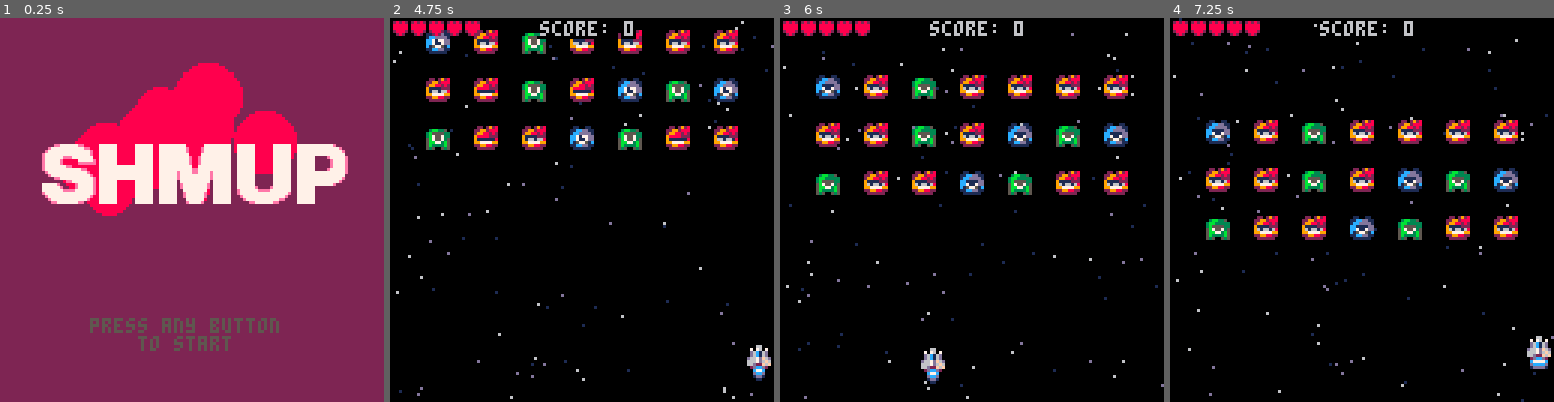
Above: before the commit, frames 1-4 (left to right).
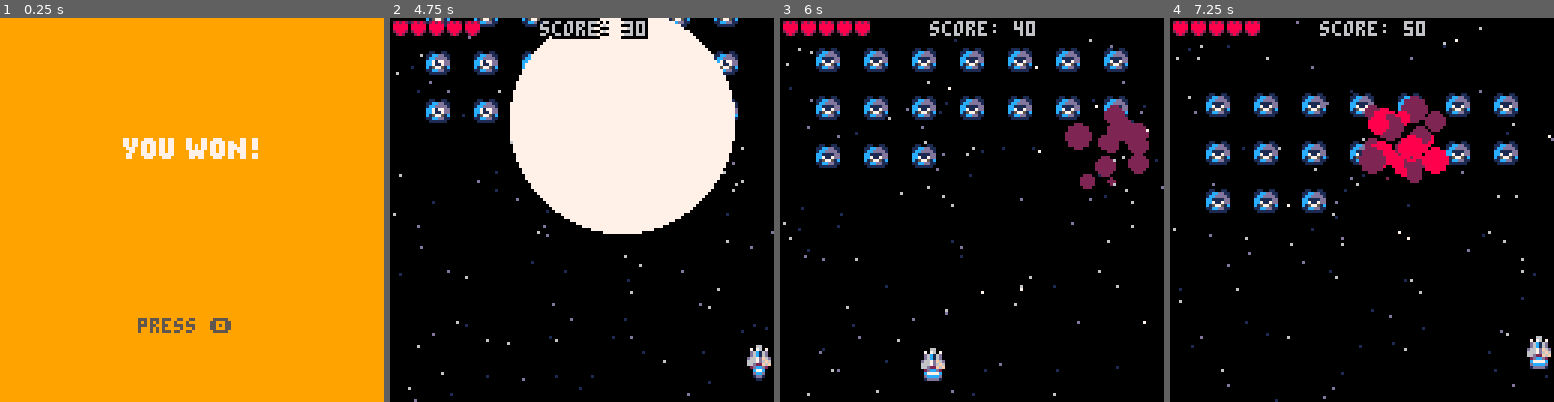
Above: after the commit, the same moments.

Repository: jimmac/pico-shed
Game: PICO-8 cartridge shmup.p8
Same seed, same stepped clock (60 frames per second), same inputs: the game is played once before the commit and once after it.
Inputs:
- Up to frame 1 (0.25 s): no input
- Up to frame 2 (4.75 s): tap X (X key) at 0.33, 1.07, 1.85, 2.97, 4.08 s; tap O (Z key) at 0.7, 1.7, 2.1, 2.5, 2.9, 3.3, 3.7, 4.1, 4.5 s; hold Right 1.6-2.1 s; hold Up 2.15-2.42 s; hold Right 2.47-3.03 s; hold Left 3.08-3.58 s; hold Down 3.63-3.97 s; hold Right 4.02-4.68 s; hold Up from 4.73 s (still down)
- Up to frame 3 (6 s): tap O (Z key) at 4.9, 5.3, 5.7 s; release Up at 5.03 s; hold Left 5.08-5.68 s; tap X (X key) at 5.2 s; hold Down from 5.73 s (still down)
- Up to frame 4 (7.25 s): release Down at 6.03 s; hold Right 6.08-6.58 s; tap O (Z key) at 6.1, 6.5, 6.9 s; tap X (X key) at 6.32 s; hold Right 6.63-7.13 s; hold Up from 7.18 s (still down)

The runs differ from the first frame. In frame 1, 99% of the frame differs, in the area x 0-100%, y 0-100%; in frame 2, 31%; in frame 3, 16%; in frame 4, 16%.

Commit message:
almost complete game flow

Diff:
--- a/shmup.p8
+++ b/shmup.p8
@@ -3,10 +3,6 @@
 __lua__
 -- very generic shmup
 -- (c) 2023 jimmac.eu
-
--- todo
--- - player explosion
--- - types of enemies (helath, sprite)
 
 function _init()
  --custom font
@@ -15,7 +11,7 @@
  blinkt=0
  splat=splat()
 
-	mode="start"
+	mode="youwin"
 end
 
 function _update60 ()
@@ -23,8 +19,12 @@
 
   if mode=="game" then
 	  update_game()
-	 elseif mode=="end" then
-	  update_end()
+	 elseif mode=="wavetext" then
+	 	update_wavetext()
+	 elseif mode=="gameover" then
+	  update_gameover()
+	 elseif mode=="youwin" then
+	  update_youwin()
 	 else
 	 --start
 	 	update_start()
@@ -34,8 +34,12 @@
 function _draw ()
   if mode=="game" then
 	  draw_game()
-	 elseif mode=="end" then
-	  draw_end()
+	 elseif mode=="wavetext" then
+	 	draw_wavetext()
+	 elseif mode=="gameover" then
+	  draw_gameover()
+	 elseif mode=="youwin" then
+	  draw_youwin()
 	 else
 	 --start
 	 	draw_start()
@@ -43,10 +47,12 @@
 end
 
 function startgame()
-	mode="game"
+	mode="wavetext"
 	flash=0
 	firet=0
 	fr=0 --framecounter
+	wave=0
+	wavet=160
 	--player
 	pl = {}
 	pl.x=63
@@ -239,25 +245,6 @@
 	end
 	mysw.age=0
 	add(sws,mysw)
-end
-
-function spawnenemies()
-	for i=1,7 do
-		for j=1,3 do
-			local myen={}
-			myen.x=(i-1)*16+12
-			myen.y=-64+16*j
-			myen.spy=.2
-			myen.spx=0
-			local esprs={20,24,36,40,52}
-			local espr=esprs[1+flr(rnd(#esprs))]
-			myen.sprbase=espr
-			myen.spr=myen.sprbase
-			myen.hp=4
-			myen.flash=0
-			add(en,myen)
-		end
-	end
 end
 
 --recolor explosion particles
@@ -329,7 +316,7 @@
 	end
 	-- spawn enemies
 	if #en==0 then
-		spawnenemies()
+		spawnwave()
 	end
 
 	--collision pl x en
@@ -348,7 +335,7 @@
 	end
 	pl.inv-=1
 	if pl.lv<=0 then
-		mode="end"
+		mode="gameover"
 	end
 
 	--shooting
@@ -394,7 +381,7 @@
 				setoff_sparks(enemy.x,enemy.y)
 				if enemy.hp<=0 then
 					sfx(2)
-					score+=100
+					score+=10
 					del(en,enemy)
 					--explode where it was
 					setoff_explosion(enemy.x,enemy.y)
@@ -405,6 +392,13 @@
 	end
 end
 
+function update_wavetext()
+	update_game()
+	wavet-=1
+	if wavet<=0 then
+		mode="game"
+	end
+end
 
 function update_start()
 	if btnp(❎) or btnp(🅾️) then
@@ -412,10 +406,16 @@
 	end
 end
 
-function update_end()
+function update_gameover()
  score=0
  pl.lv=5
-	if btnp(❎) or btnp(🅾️) then
+	if btnp(🅾️) then
+		mode="start"
+	end
+end
+
+function update_youwin()
+	if btnp(🅾️) then
 		mode="start"
 	end
 end
@@ -519,6 +519,12 @@
  draw_menu()
 end
 
+function draw_wavetext()
+	draw_game()
+	print("wave "..wave.." approaching",30,40,blink())
+end
+
+
 function draw_start()
 	cls(2)
 	draw_logo(1)
@@ -527,14 +533,22 @@
     to start", 30,100,blink())
 end
 
-function draw_end()
+function draw_gameover()
  cls(2)
 
 	print("\14 game over",36,41,1)
 	print("\14 game over",36,40,7)
 
-	print("press any button", 34,101,1)
-	print("press any button", 34,100,blink())
+	print("press 🅾️", 46,101,1)
+	print("press 🅾️", 46,100,blink())
+end
+
+function draw_youwin()
+ cls(9)
+
+	print("\14 you won!",38,40,7)
+
+	print("press 🅾️", 46,100,blink())
 end
 
 --draw starfield
@@ -551,6 +565,40 @@
 
   	pset(mystar.x,mystar.y,scol)
   end
+end
+-->8
+function spawnwave()
+
+ if wave<5 then
+ 	--normal waves
+		wave+=1 wavet=160
+		mode="wavetext"
+		--spawn a grid of 7x3
+		for i=1,7 do
+			for j=1,3 do
+				local x=(i-1)*16+12
+		  local y=-64+16*j
+		  hp=wave
+				spawnen(x,y,hp)
+			end
+		end
+	else --win
+		mode="youwin"
+	end
+end
+
+function spawnen(x,y,hp)
+			local myen={}
+			myen.x=x
+			myen.y=y
+			myen.spy=.2
+			myen.spx=0
+			local esprs={20,24,36,40,52}
+			myen.sprbase=esprs[hp]
+			myen.spr=myen.sprbase
+			myen.hp=hp
+			myen.flash=0
+			add(en,myen)
 end
 __gfx__
 00000000000660000006600000066000000000000000000000000000000000000000000000000000000000000000000000000000000000000000000000000000
